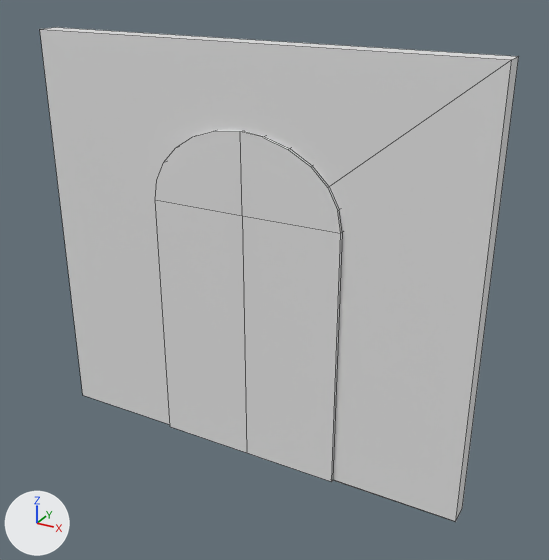
The Blender file Env_Door_boss_A_.blend as it was, and as the next commit left it.
Both versions are drawn from a camera (50 mm lens) standing at (9.18, -16.1, 12.9) and looking at (0.64, -0.58, 5.14). The lights are fixed; the arrows at lower left show +X, +Y and +Z. The picture after the commit comes second. Mesh edges are drawn as thin lines.
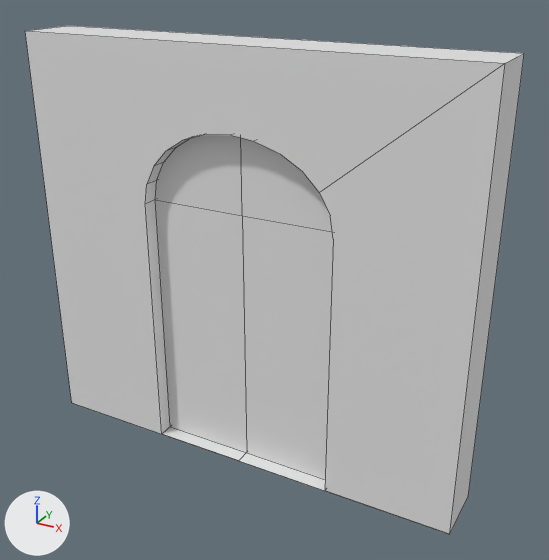
What differs and where, as boxes [x1, y1, x2, y2] in the pictures (549 x 560 px):
'Cube.002', reshaped, modifiers changed
    before: [40, 27, 519, 522]
    after: [25, 26, 524, 534]

The change, as a diff of the scene's bpy script:
```diff
--- a/Env_Door_boss_A_.blend.py
+++ b/Env_Door_boss_A_.blend.py
@@ me_cube @@
 # used by ob_cube_002; location = (0.0, -0.01, 5.96); scale = (5.97, 5.97, 5.97)
-me_cube.from_pydata(...)  # 8 vertices, 6 faces; spans x -1.0..1.0, y -0.18..-0.08, z -1.0..0.84
+me_cube.from_pydata(...)  # 56 vertices, 40 faces; spans x -1.0..1.0, y -0.26..0.01, z -1.0..0.84
+# me_cube part 1: the whole mesh is rebuilt
@@ ob_cube_002 @@
 ob_cube_002.scale = (5.97, 5.97, 5.97)
-_m = ob_cube_002.modifiers.new('Boolean', 'BOOLEAN')
-_m.object = ob_cube
```
